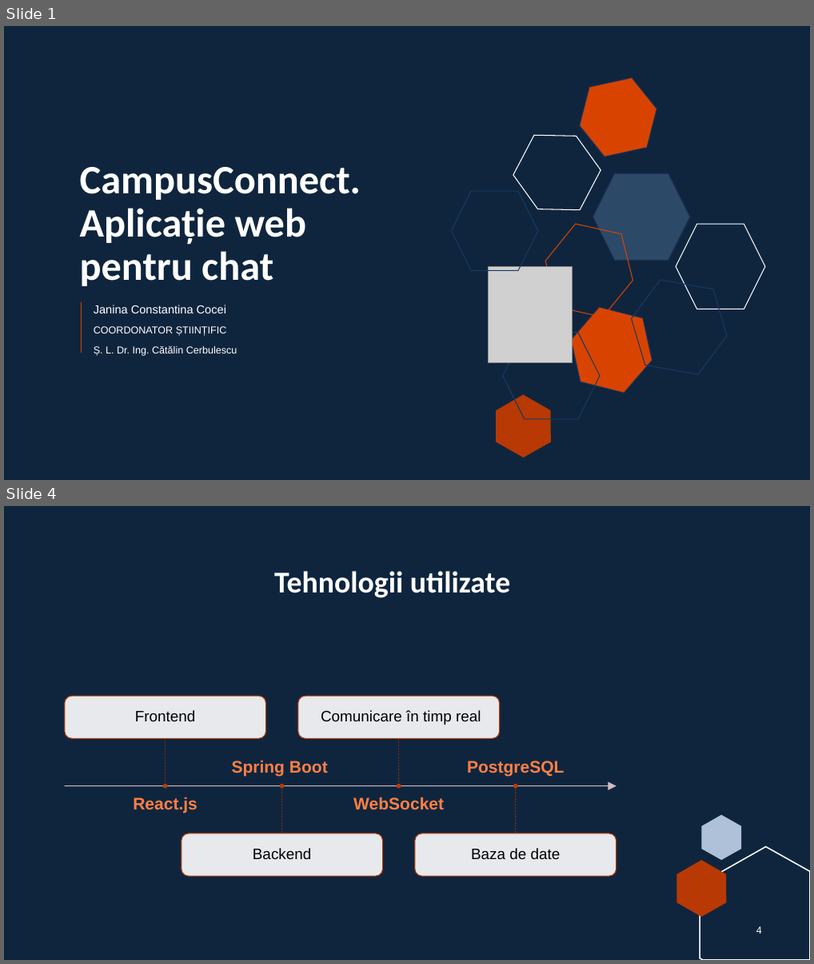
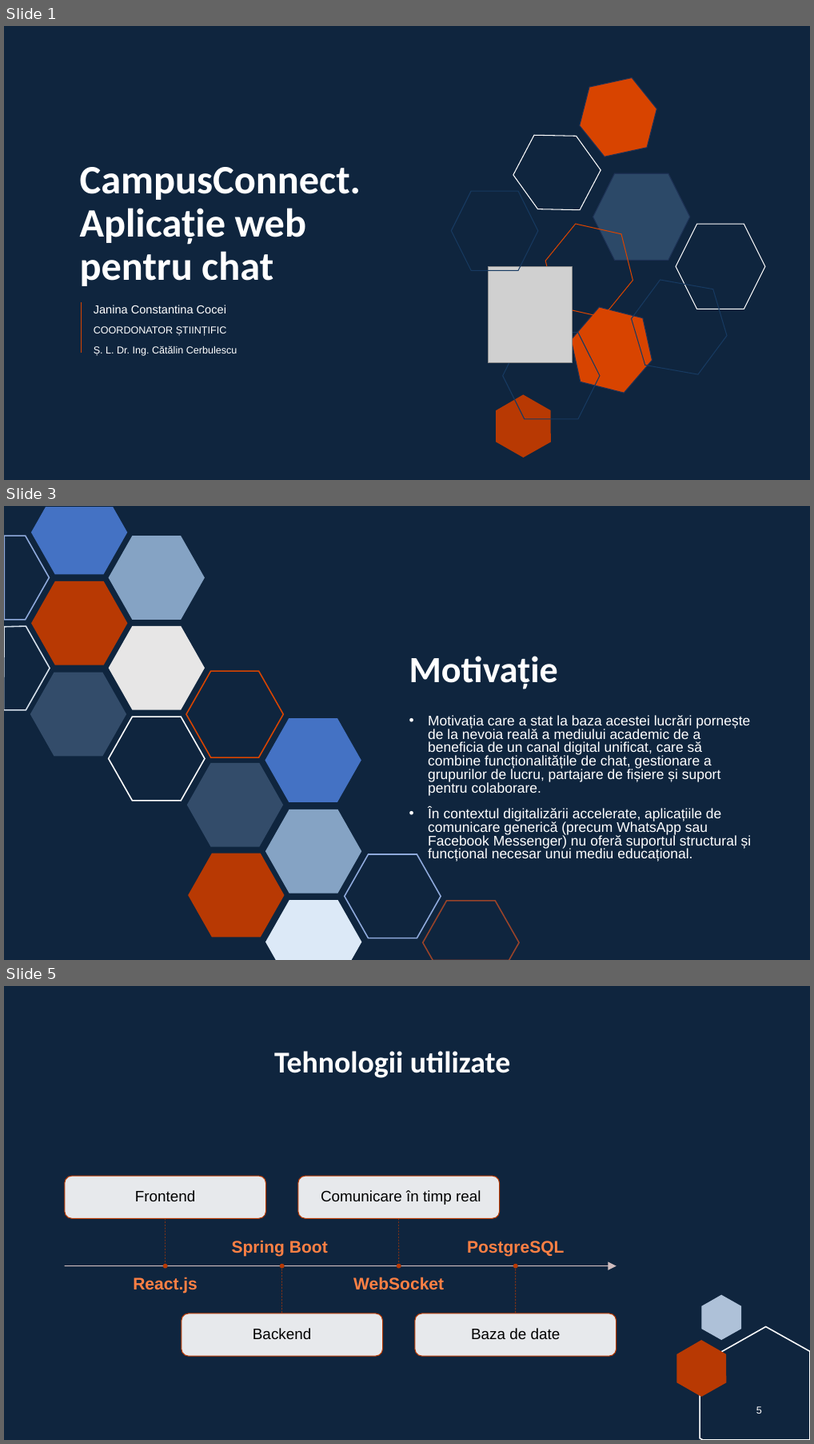
Before and after one commit to janina280/CampusConnect, a slide deck: Documentation/CampusConnect.pptx. Shown one above the other, each under a label of ours: slides 1 and 4 before the commit, slides 1, 3 and 5 after it; the slides between them are not shown. The pictures are 814x964 and 814x1444 pixels, drawn with LibreOffice and Linux fonts; fonts in the diff are those of the drawing; grey boxes stand for pictures; background and template pictures are left out. Boxes give left, top, right and bottom in pixels: in the first picture for what was removed or moved away, otherwise in the second. Text is boxed around its words. In the diff, an @@ line names an element or a change of style, - is before the commit and + after.

```diff
--- a/Documentation/CampusConnect.pptx
+++ b/Documentation/CampusConnect.pptx
@@ slide 3 added at [4,506,810,960], background #0F253E @@
@@ freeform shape added at [31,507,127,574], fill #4472C4 @@
@@ freeform shape added at [4,536,49,620], outline #8FAADC 1.5 pt @@
@@ hexagon added at [109,536,205,620], fill #85A3C4 @@
@@ hexagon added at [31,581,127,665], fill #B83903 @@
@@ freeform shape added at [4,626,50,711], outline #D6E0EB 1.5 pt @@
@@ hexagon added at [109,626,205,710], fill #E7E6E6 @@
@@ hexagon added at [30,672,126,756], fill #334C6A @@
@@ hexagon added at [186,671,283,758], outline #D84400 1.5 pt @@
@@ title added at [410,656,558,689], 44 pt, text #FFFFFF, bold @@
+Motivație
@@ hexagon added at [109,716,205,800], outline #FFFFFF 1.5 pt @@
@@ hexagon added at [266,718,362,803], fill #4472C4 @@
@@ text added at [428,715,752,861], 16.6 pt, text #FFFFFF @@
+• Motivația care a stat la baza acestei lucrări pornește de la nevoia reală a mediului academic de a beneficia de un canal digital unificat, care să combine funcționalitățile de chat, gestionare a grupurilor de lucru, partajare de fișiere și suport pentru colaborare.
+• În contextul digitalizării accelerate, aplicațiile de comunicare generică (precum WhatsApp sau Facebook Messenger) nu oferă suportul structural și funcțional necesar unui mediu educațional.
@@ hexagon added at [187,763,283,847], fill #334C6A @@
@@ hexagon added at [266,809,362,893], fill #85A3C4 @@
@@ hexagon added at [188,853,284,937], fill #B83903 @@
@@ hexagon added at [345,854,441,938], outline #8FAADC 1.5 pt @@
@@ freeform shape added at [266,900,362,960], fill #DCE9F7 @@
@@ freeform shape added at [423,900,519,960], outline #98432A 1.5 pt @@
@@ what was slide 4 is now slide 5 @@
@@ page number at [757,1406,762,1413]: text changed @@
-4
+5
```
Also in this commit, not shown: 2 slides changed, 3 other slides added, 2 slides removed.
